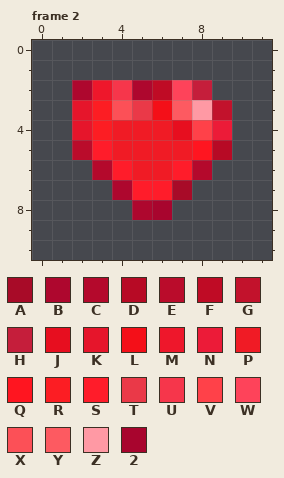
Animated GIF sprite, stored at raspberry-pi/heart_art_small.gif. That is the earlier state.
The file is 12x11 pixels, 10 frames. Colours within 5 levels of each other are drawn and written as one. Shown: frame 2. The commit also changed other frames, which this record leaves out.
Palette (. is transparent): A #a80b28  B #ae072e  C #b4092c  D #b70a25  E #ba0c2b  F #bf0b25  G #c2122c  H #c51e3b  J #e70e1f  K #e6152b  L #f40f18  M #ee172b  N #ec1b38  P #f01b25  Q #ff1520  R #fc1d23  S #ff1c2a  T #ea3948  U #f6364b  V #ff4149  W #fe435a  X #fc5057  Y #fd5a61  Z #ff99a4  2 #a8052e
Pixels before, frame 2, first column x 2:
2 BMUBFWH.
3 KRXTLYZG
4 KRPPPJVN
5 ESPPPPQD
6 .CSPPSC.
7 ..BSSA..
8 ...B2...
Once edited:
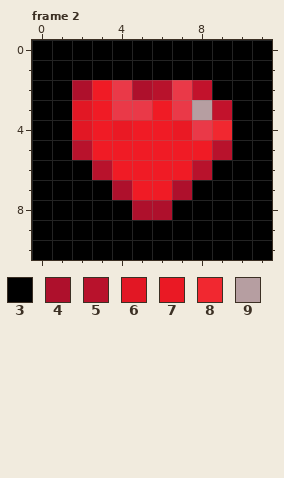
Colours new in this view: 3 #000000  4 #ae102c  5 #b8122c  6 #e21724  7 #ea1924  8 #f12830  9 #b69ea1
Edits made:
Frame 2:
y 0..1: x 0..11 ............ -> 333333333333
y 2: x 0..11 ..BMUBFWH... -> 334PT45TG333
y 3: x 0..4 ..KRX -> 336PT; x 6..8 LYZ -> PT9; x 10..11 .. -> 33
y 4: x 0..4 ..KRP -> 336P7; x 7..11 JVN.. -> 7T833
y 5: x 0..3 ..ES -> 335P; x 8..11 QD.. -> P533
y 6: x 0..4 ...CS -> 3335P; x 7..11 SC... -> P5333
y 7: x 0..11 ....BSSA.... -> 33334PP43333
y 8: x 0..11 .....B2..... -> 333334433333
y 9..10: x 0..11 ............ -> 333333333333
Changed places in both pictures, as pixel boxes (x1, y1, x2, y2):
changed: (32, 40, 272, 260)
